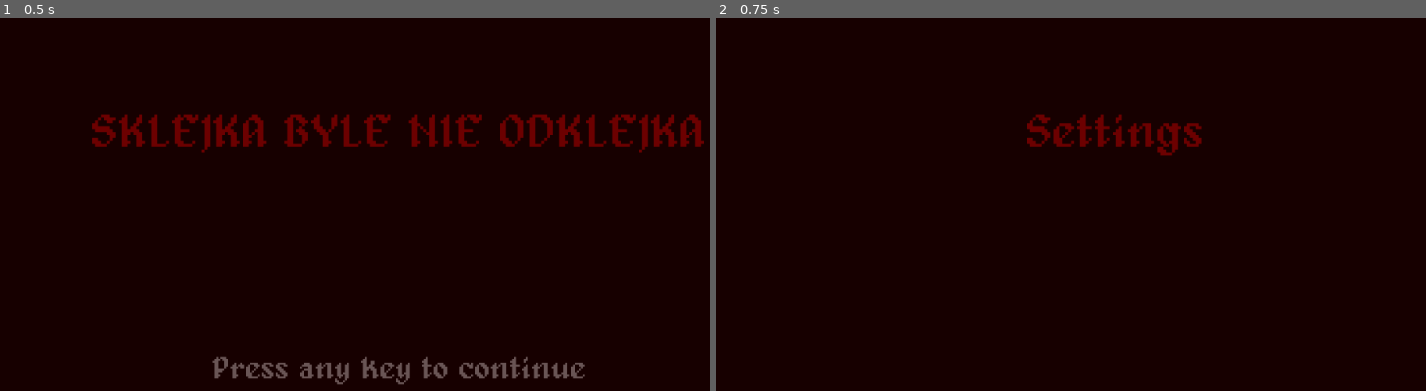
Above: before the commit, frames 1-2 (left to right).
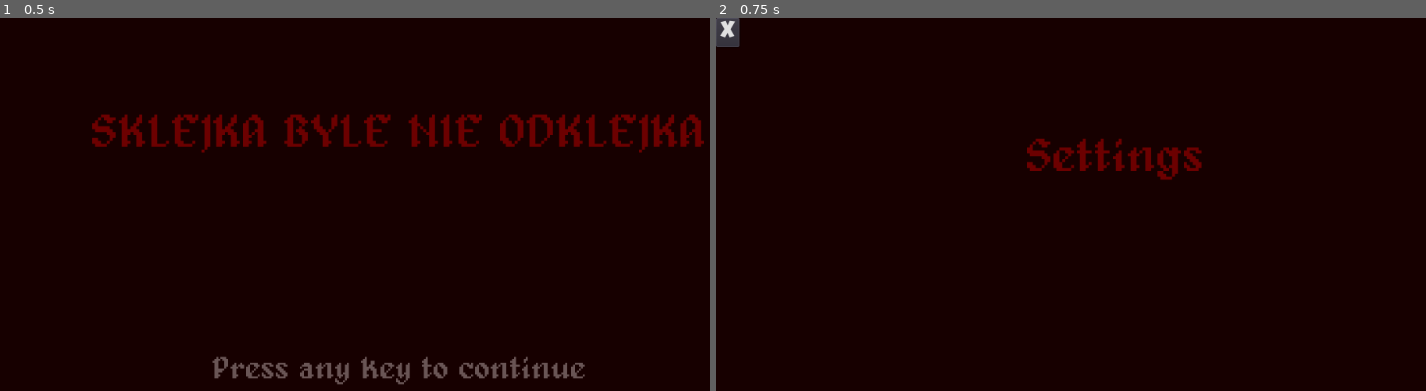
Above: after the commit, the same moments.

Repository: jptrzy/sklejka-byle-nie-odklejka
Game: Godot game, scene res://src/UI/StartMenu.tscn
The game is run twice, just before and just after one commit, with the same random seed, the same clock (stepped at 60 frames per second) and the same inputs.
Inputs:
- Up to frame 1 (0.5 s): no input
- Up to frame 2 (0.75 s): tap Enter at 0.5 s; hold Right (move_right) from 0.53 s (still down)

Frame 1 is identical in both runs. In frame 2, 2.0% of the frame differs, in the area x 0-69%, y 0-44%.

Commit message:
Update SettingsMenu.tscn

Diff:
--- a/src/UI/SettingsMenu.tscn
+++ b/src/UI/SettingsMenu.tscn
@@ -1,7 +1,13 @@
-[gd_scene load_steps=4 format=2]
+[gd_scene load_steps=6 format=2]
 
 [ext_resource path="res://alagard.ttf" type="DynamicFontData" id=1]
 [ext_resource path="res://src/UI/SettingsMenu.gd" type="Script" id=2]
+[ext_resource path="res://LuckiestGuy-Regular.ttf" type="DynamicFontData" id=3]
+
+[sub_resource type="DynamicFont" id=2]
+size = 30
+outline_color = Color( 0.858824, 0, 0, 1 )
+font_data = ExtResource( 3 )
 
 [sub_resource type="DynamicFont" id=1]
 size = 60
@@ -28,10 +34,21 @@
 size_flags_horizontal = 3
 size_flags_vertical = 3
 
+[node name="Button" type="Button" parent="ColorRect/MarginContainer/VBoxContainer"]
+margin_left = 10.0
+margin_top = 10.0
+margin_right = 50.0
+margin_bottom = 50.0
+focus_mode = 0
+size_flags_horizontal = 2
+custom_fonts/font = SubResource( 2 )
+text = "X"
+icon_align = 1
+
 [node name="Label" type="Label" parent="ColorRect/MarginContainer/VBoxContainer"]
-margin_top = 120.0
+margin_top = 151.0
 margin_right = 1024.0
-margin_bottom = 177.0
+margin_bottom = 208.0
 size_flags_horizontal = 3
 size_flags_vertical = 6
 custom_colors/font_color = Color( 0.427451, 0, 0, 1 )
@@ -41,7 +58,7 @@
 valign = 1
 
 [node name="VBoxContainer" type="VBoxContainer" parent="ColorRect/MarginContainer/VBoxContainer"]
-margin_top = 302.0
+margin_top = 322.0
 margin_right = 1024.0
 margin_bottom = 600.0
 size_flags_horizontal = 3
